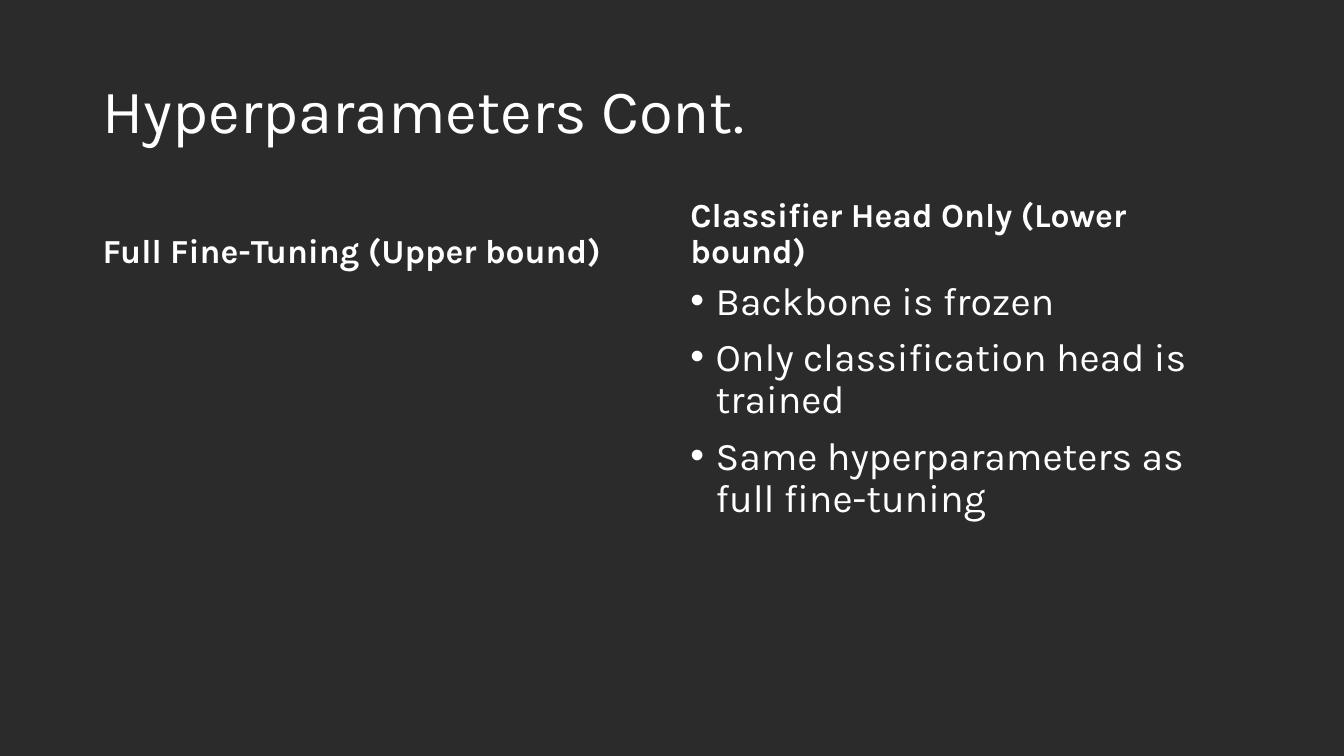
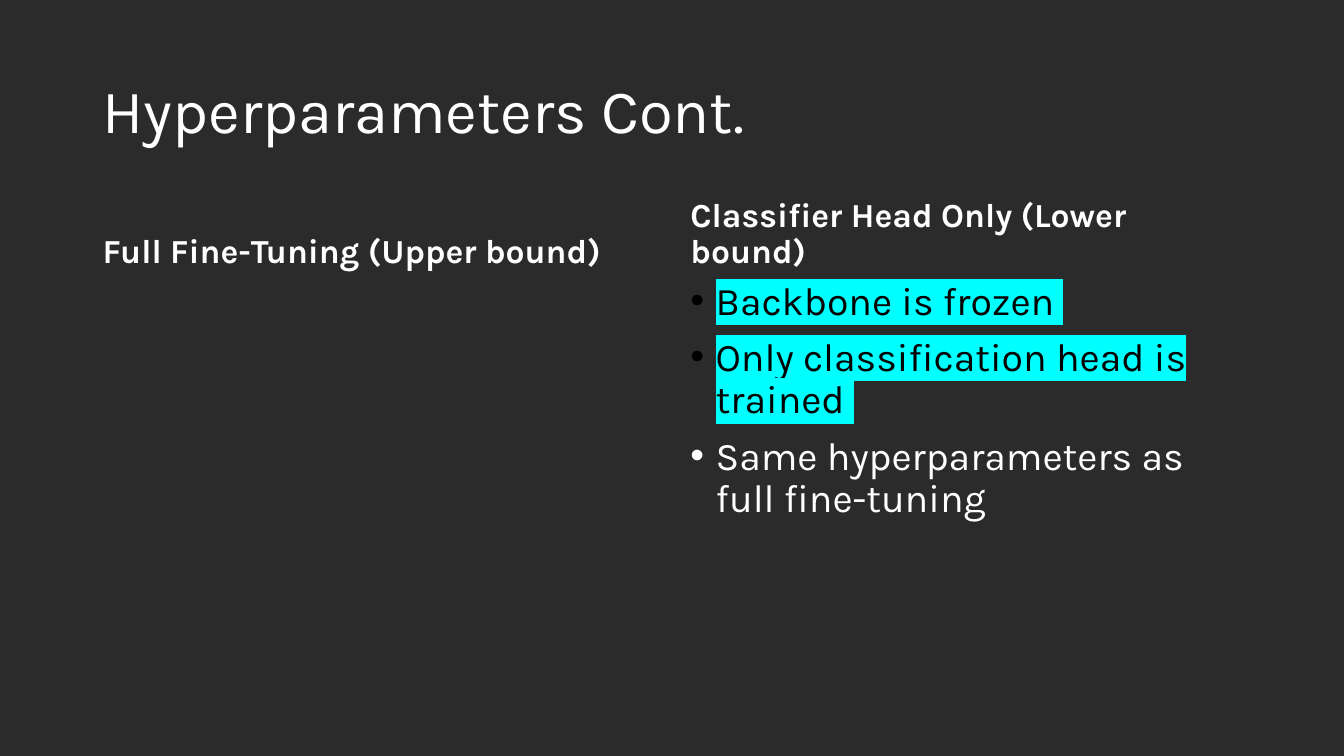
Before and after one commit to BrianLeung30/Sentiment-Analysis-of-Text-Data, a slide deck: slide 7 of Project Presentation Slides.pptx. Drawn at 1344x756 pixels with LibreOffice and Linux fonts; fonts in the diff are those of the drawing; grey boxes stand for pictures; background and template pictures are left out; a plain dark background stands for a picture behind light text. Boxes give left, top, right and bottom in pixels: in the first picture for what was removed or moved away, otherwise in the second. Text is boxed around its words. In the diff, an @@ line names an element or a change of style, - is before the commit and + after.

```diff
--- a/Project Presentation Slides.pptx
+++ b/Project Presentation Slides.pptx
@@ text at (716, 288, 1186, 414): text colour #FFFFFF to #000000, highlight none to #00FFFF in "Backbone is frozen", "Only classification head is trained" @@
```
Also in this commit, not shown: 3 other slides changed.
